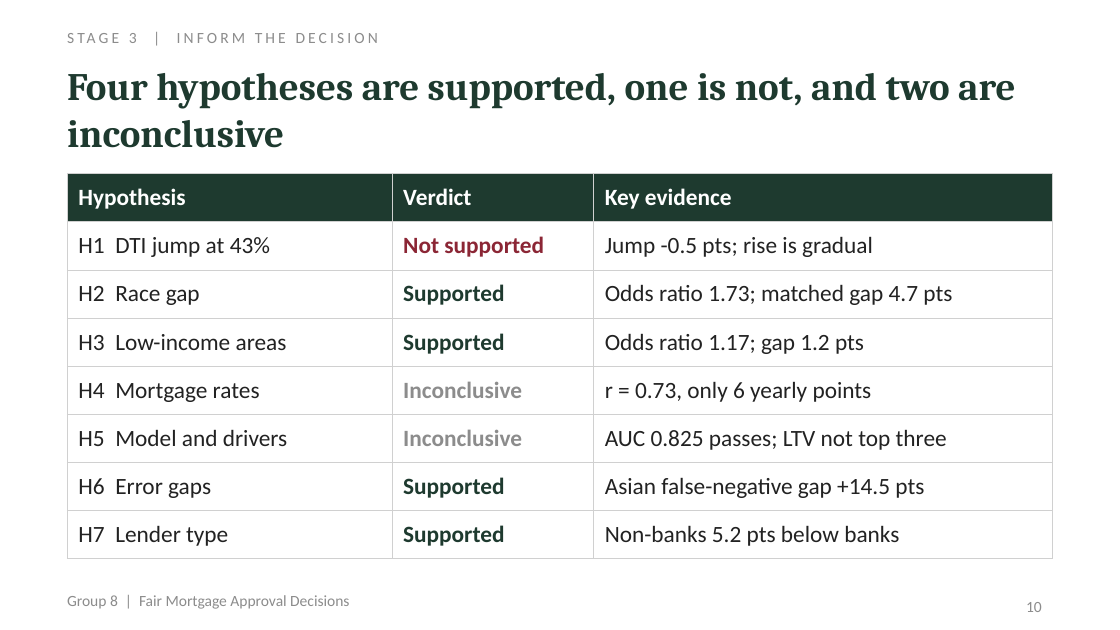
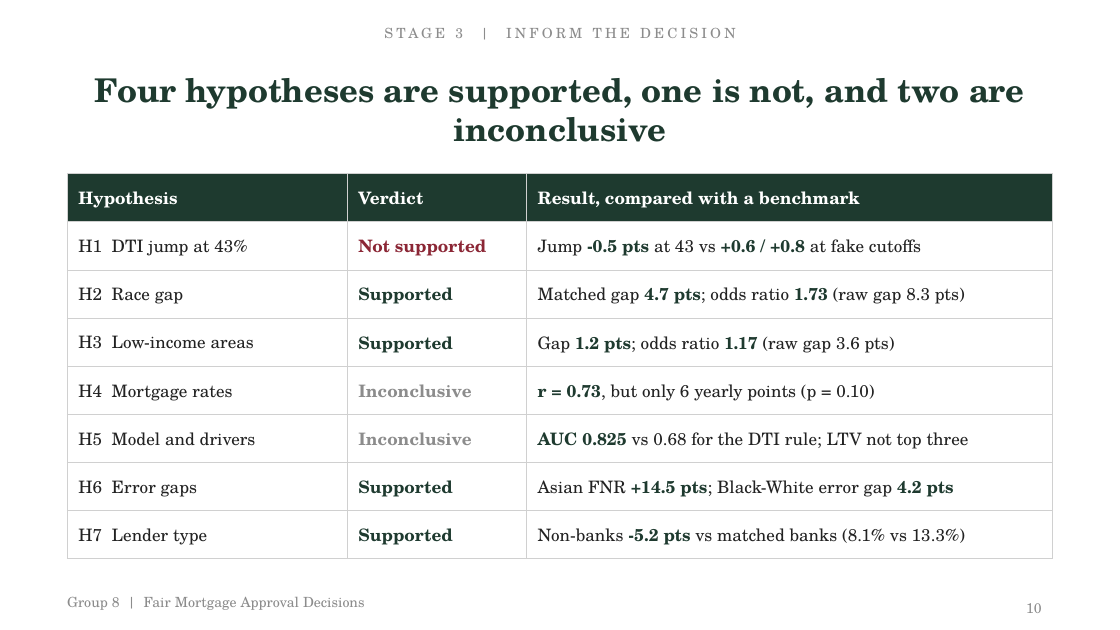
Before and after one commit to Rishhhhub/fair-mortgage-approval, a slide deck: slide 10 of deliverables/Group_8_Fair_Mortgage_Approval_Decisions_Presentation.pptx. Drawn at 1120x630 pixels with LibreOffice and Linux fonts; fonts in the diff are those of the drawing. Boxes give left, top, right and bottom in pixels: in the first picture for what was removed or moved away, otherwise in the second. Text is boxed around its words. In the diff, an @@ line names an element or a change of style, - is before the commit and + after.

```diff
--- a/deliverables/Group_8_Fair_Mortgage_Approval_Decisions_Presentation.pptx
+++ b/deliverables/Group_8_Fair_Mortgage_Approval_Decisions_Presentation.pptx
@@ text "STAGE 3 | INFORM THE ..." at (x1=384, y1=28, x2=736, y2=38): size 10 to 9 pt, font Calibri to TeX Gyre Schola; alignment left to centre @@
@@ text "Four hypotheses are supported, one ..." at (x1=95, y1=78, x2=1025, y2=142): size 25 to 21 pt, font Cambria to TeX Gyre Schola; alignment left to centre; vertical alignment top to middle @@
@@ table at (x1=67, y1=174, x2=1053, y2=549) @@
-row 1, column 3: Key evidence
+row 1, column 3: Result, compared with a benchmark
-row 2, column 3: Jump -0.5 pts; rise is gradual
+row 2, column 3: Jump -0.5 pts at 43 vs +0.6 / +0.8 at fake cutoffs
-row 3, column 3: Odds ratio 1.73; matched gap 4.7 pts
+row 3, column 3: Matched gap 4.7 pts; odds ratio 1.73 (raw gap 8.3 pts)
-row 4, column 3: Odds ratio 1.17; gap 1.2 pts
+row 4, column 3: Gap 1.2 pts; odds ratio 1.17 (raw gap 3.6 pts)
-row 5, column 3: r = 0.73, only 6 yearly points
+row 5, column 3: r = 0.73, but only 6 yearly points (p = 0.10)
-row 6, column 3: AUC 0.825 passes; LTV not top three
+row 6, column 3: AUC 0.825 vs 0.68 for the DTI rule; LTV not top three
-row 7, column 3: Asian false-negative gap +14.5 pts
+row 7, column 3: Asian FNR +14.5 pts; Black-White error gap 4.2 pts
-row 8, column 3: Non-banks 5.2 pts below banks
+row 8, column 3: Non-banks -5.2 pts vs matched banks (8.1% vs 13.3%)
@@ size 15 to 11 pt, font Calibri to TeX Gyre Schola in "Hypothesis", "Verdict", "H1 DTI jump at 43%", "Not supported" and 12 more places @@
@@ text "Group 8 | Fair Mortgage ..." at (x1=67, y1=597, x2=365, y2=610): size 10 to 9 pt, font Calibri to TeX Gyre Schola @@
@@ page number at (x1=1026, y1=603, x2=1042, y2=613): size 10 to 9 pt, font Calibri to TeX Gyre Schola @@
```
Also in this commit, not shown: 15 other slides changed, 4 other files.
